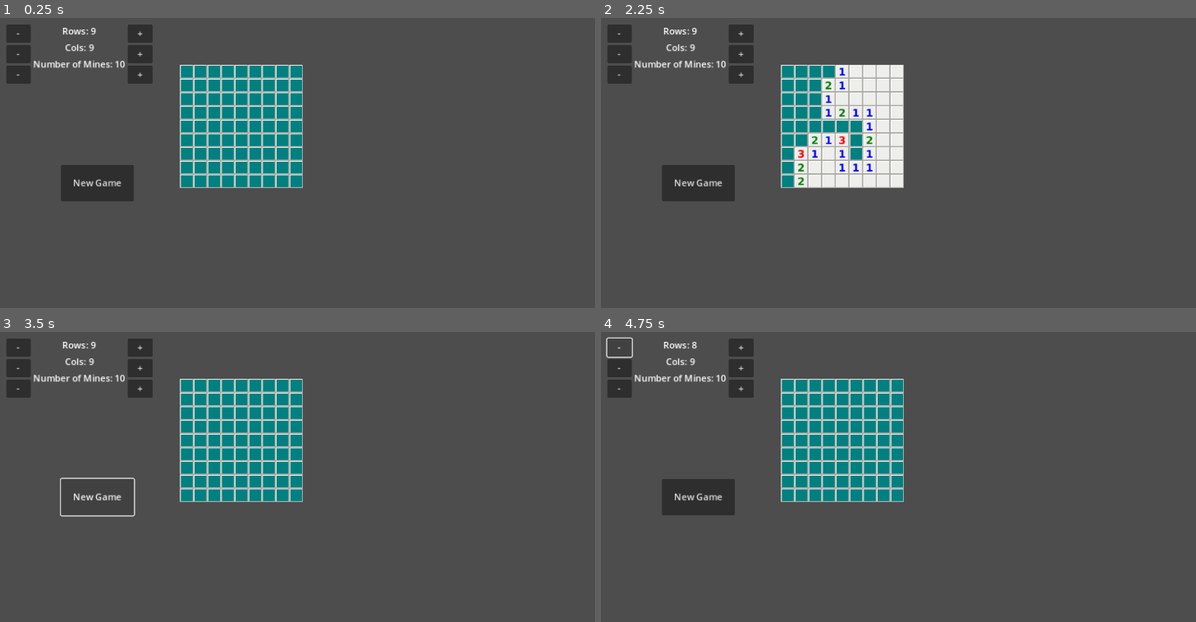
Above: before the commit, frames 1-4 (two rows, left to right).
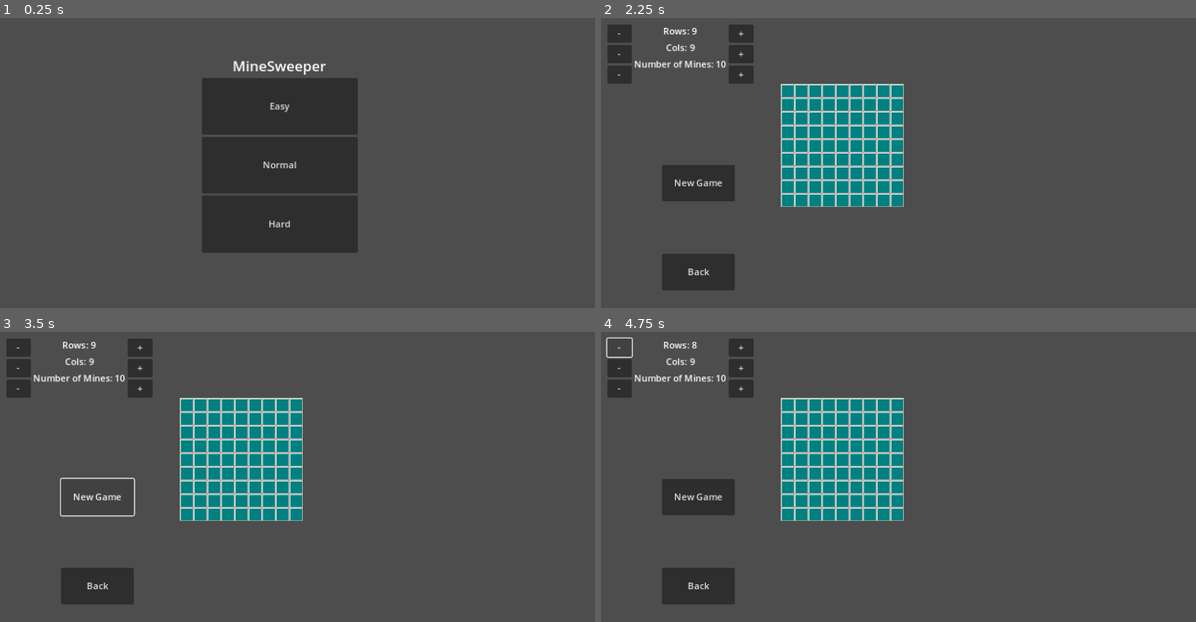
Above: after the commit, the same moments.

Repository: PudWin14/Go_Minas
Game: Godot game, scene res://Scenes/main.tscn
Two runs of this game, one before a commit and one after it. Both use one fixed random seed, a clock stepped at 60 frames per second and the inputs below.
Inputs (mouse positions are in pixels of both pictures, inside the frame that each line leads up to):
- Up to frame 1 (0.25 s): no input
- Up to frame 2 (2.25 s): click (880, 223) at 0.5 s, where only the run after the commit has a clickable "Hard"; click (696, 273) at 1.25 s, where only the run after the commit has a clickable "Back"; click (880, 105) at 2 s, where only the run after the commit has a clickable "Easy"
- Up to frame 3 (3.5 s): click "New Game" at 2.75 s
- Up to frame 4 (4.75 s): click "New Game" at 3.5 s; click "-" at 4.25 s

The runs differ from the first frame. In frame 1, 21% of the frame differs, in the area x 1-61%, y 2-82%; in frame 2, 9.5%; in frame 3, 6.6%; in frame 4, 6.6%.

Commit message:
Added Levels of Dificulty
Diff: Rows/Cols (Mines)
Easy: 9/9 (10 mines)
Normal 16/16 (40 mines)
Hard: 16/30 (99 Mines)

Diff:
--- a/Scenes/HUD.gd
+++ b/Scenes/HUD.gd
@@ -51,3 +51,7 @@
 
 func hide_message():
 	$MessageLabel.hide()
+
+
+func _on_button_pressed():
+	get_tree().change_scene_to_file("res://Scenes/main.tscn")
--- /dev/null
+++ b/Scenes/game.gd
@@ -0,0 +1,106 @@
+extends Node
+
+var CellScene = preload("res://Scenes/cell.tscn")
+var status_grid = []
+
+@onready var CellsGrid = get_node("CellsGrid")
+
+signal click_cell_main(pos : Vector2)
+
+func _ready():
+
+	display_cells(GlobalVariables.MAX_ROWS,GlobalVariables.MAX_COLS)
+	# Create a grid of status of cells. 1 if cover. 0 if uncover
+	status_grid = new_status_grid()
+	$HUD.new_game_pressed.connect(restart_game)
+	$HUD.update_hud()
+
+
+func end_game():
+	get_tree().paused = true
+	$HUD.game_over()
+
+
+func click_around_cells(cell : Vector2):
+#	print(positions)
+	var positions = GlobalVariables.find_around_cells(cell)
+	for pos in positions:
+		if not status_grid[pos.x][pos.y]:
+			pass
+		else :
+			click_cell_main.emit(pos)
+
+
+
+func click_free_cell(pos):
+	uncover_cell(pos)
+	if win_check():
+#		restart_game()
+		get_tree().paused = true
+
+
+
+func uncover_cell(pos:Vector2):
+	status_grid[pos.x][pos.y] = 0
+
+func win_check():
+	var total_uncovered = 0
+	for row in GlobalVariables.MAX_ROWS:
+		for col in GlobalVariables.MAX_COLS:
+			total_uncovered += status_grid[row][col]
+
+	if total_uncovered == GlobalVariables.NUM_MINES:
+		$HUD.win()
+		return true
+	return false
+
+
+func display_cells(num_rows,num_cols):
+
+	CellsGrid.columns = num_cols
+	CellsGrid.size = Vector2(24*num_cols,24*num_rows)
+
+	for row in num_rows:
+		for col in num_cols:
+			var new_cell = CellScene.instantiate()
+			new_cell.row = row
+			new_cell.col = col
+
+			# Conect all the cells to ear the signals
+			new_cell.game_over.connect(end_game)
+			new_cell.click.connect(click_free_cell)
+			new_cell.click_around.connect(click_around_cells)
+			click_cell_main.connect(new_cell.click_cell_from_main)
+
+			CellsGrid.add_child(new_cell)
+
+
+
+func delate_cells():
+	for child in CellsGrid.get_children():
+		child.queue_free()
+
+func new_game():
+	GlobalVariables.new_game()
+	status_grid = new_status_grid()
+	CellsGrid.hide()
+	delate_cells()
+	display_cells(GlobalVariables.MAX_ROWS,GlobalVariables.MAX_COLS)
+	CellsGrid.show()
+
+func new_status_grid():
+	var new_st_grid = []
+	for row in range(GlobalVariables.MAX_ROWS):
+		new_st_grid.append([])
+		new_st_grid[row].resize(GlobalVariables.MAX_COLS)
+		new_st_grid[row].fill(1)
+
+	return new_st_grid
+
+
+
+func restart_game():
+	get_tree().paused = false
+
+	$HUD.hide_message()
+	new_game()
--- /dev/null
+++ b/Scenes/game.tscn
@@ -0,0 +1,24 @@
+[gd_scene load_steps=3 format=3 uid="uid://4pteh0vnv2rr"]
+
+[ext_resource type="Script" path="res://Scenes/game.gd" id="1_82r8g"]
+[ext_resource type="PackedScene" uid="uid://cmxc644cqh1ho" path="res://Scenes/hud.tscn" id="2_yro2c"]
+
+[node name="Game" type="Node"]
+script = ExtResource("1_82r8g")
+
+[node name="HUD" parent="." instance=ExtResource("2_yro2c")]
+
+[node name="CellsGrid" type="GridContainer" parent="."]
+anchors_preset = 8
+anchor_left = 0.5
+anchor_top = 0.5
+anchor_right = 0.5
+anchor_bottom = 0.5
+offset_left = -176.0
+offset_top = -174.0
+offset_right = -176.0
+offset_bottom = -174.0
+grow_horizontal = 2
+grow_vertical = 2
+theme_override_constants/h_separation = 0
+theme_override_constants/v_separation = 0
--- a/Scenes/hud.tscn
+++ b/Scenes/hud.tscn
@@ -102,6 +102,13 @@
 horizontal_alignment = 1
 vertical_alignment = 1
 
+[node name="Button" type="Button" parent="."]
+offset_left = 192.0
+offset_top = 448.0
+offset_right = 320.0
+offset_bottom = 512.0
+text = "Back"
+
 [connection signal="pressed" from="HContainer/MinusButtonContainer2/MinusRowButton" to="." method="_on_minus_row_button_pressed"]
 [connection signal="pressed" from="HContainer/MinusButtonContainer2/MinusColButton" to="." method="_on_minus_col_button_pressed"]
 [connection signal="pressed" from="HContainer/MinusButtonContainer2/MinusMineButton" to="." method="_on_minus_mine_button_pressed"]
@@ -109,3 +116,4 @@
 [connection signal="pressed" from="HContainer/PlusButtonContainer/PlusColButton" to="." method="_on_plus_col_button_pressed"]
 [connection signal="pressed" from="HContainer/PlusButtonContainer/PlusMineButton" to="." method="_on_plus_mine_button_pressed"]
 [connection signal="pressed" from="NewGameButton" to="." method="_on_new_game_button_pressed"]
+[connection signal="pressed" from="Button" to="." method="_on_button_pressed"]
--- a/Scenes/main.gd
+++ b/Scenes/main.gd
@@ -1,106 +1,26 @@
-extends Node
-
-var CellScene = preload("res://Scenes/cell.tscn")
-var status_grid = []
-
-@onready var CellsGrid = get_node("CellsGrid")
-
-signal click_cell_main(pos : Vector2)
-
-func _ready():
-
-	display_cells(GlobalVariables.MAX_ROWS,GlobalVariables.MAX_COLS)
-	# Create a grid of status of cells. 1 if cover. 0 if uncover
-	status_grid = new_status_grid()
-	$HUD.new_game_pressed.connect(restart_game)
-	$HUD.update_hud()
-
-
-func end_game():
-	get_tree().paused = true
-	$HUD.game_over()
-
-
-func click_around_cells(cell : Vector2):
-#	print(positions)
-	var positions = GlobalVariables.find_around_cells(cell)
-	for pos in positions:
-		if not status_grid[pos.x][pos.y]:
-			pass
-		else :
-			click_cell_main.emit(pos)
+extends Control
 
 
 
-func click_free_cell(pos):
-	uncover_cell(pos)
-	if win_check():
-#		restart_game()
-		get_tree().paused = true
+func _on_easy_button_pressed():
+	GlobalVariables.new_max_cols = 9
+	GlobalVariables.new_max_rows = 9
+	GlobalVariables.new_num_mines = 10
+	GlobalVariables.new_game()
+	get_tree().change_scene_to_file("res://Scenes/game.tscn")
 
 
-
-func uncover_cell(pos:Vector2):
-	status_grid[pos.x][pos.y] = 0
-
-func win_check():
-	var total_uncovered = 0
-	for row in GlobalVariables.MAX_ROWS:
-		for col in GlobalVariables.MAX_COLS:
-			total_uncovered += status_grid[row][col]
-
-	if total_uncovered == GlobalVariables.NUM_MINES:
-		$HUD.win()
-		return true
-	return false
+func _on_normal_button_pressed():
+	GlobalVariables.new_max_cols = 16
+	GlobalVariables.new_max_rows = 16
+	GlobalVariables.new_num_mines = 40
+	GlobalVariables.new_game()
+	get_tree().change_scene_to_file("res://Scenes/game.tscn")
 
 
-func display_cells(num_rows,num_cols):
-
-	CellsGrid.columns = num_cols
-	CellsGrid.size = Vector2(24*num_cols,24*num_rows)
-
-	for row in num_rows:
-		for col in num_cols:
-			var new_cell = CellScene.instantiate()
-			new_cell.row = row
-			new_cell.col = col
-
-			# Conect all the cells to ear the signals
-			new_cell.game_over.connect(end_game)
-			new_cell.click.connect(click_free_cell)
-			new_cell.click_around.connect(click_around_cells)
-			click_cell_main.connect(new_cell.click_cell_from_main)
-
-			CellsGrid.add_child(new_cell)
-
-
-
-func delate_cells():
-	for child in CellsGrid.get_children():
-		child.queue_free()
-
-func new_game():
+func _on_hard_button_pressed():
+	GlobalVariables.new_max_cols = 30
+	GlobalVariables.new_max_rows = 16
+	GlobalVariables.new_num_mines = 99
 	GlobalVariables.new_game()
-	status_grid = new_status_grid()
-	CellsGrid.hide()
-	delate_cells()
-	display_cells(GlobalVariables.MAX_ROWS,GlobalVariables.MAX_COLS)
-	CellsGrid.show()
-
-func new_status_grid():
-	var new_st_grid = []
-	for row in range(GlobalVariables.MAX_ROWS):
-		new_st_grid.append([])
-		new_st_grid[row].resize(GlobalVariables.MAX_COLS)
-		new_st_grid[row].fill(1)
-
-	return new_st_grid
-
-
-
-func restart_game():
-	get_tree().paused = false
-
-	$HUD.hide_message()
-	new_game()
+	get_tree().change_scene_to_file("res://Scenes/game.tscn")
--- a/Scenes/main.tscn
+++ b/Scenes/main.tscn
@@ -1,24 +1,51 @@
-[gd_scene load_steps=3 format=3 uid="uid://4pteh0vnv2rr"]
+[gd_scene load_steps=3 format=3 uid="uid://ds7l2adfeg2if"]
 
 [ext_resource type="Script" path="res://Scenes/main.gd" id="1_hyfs5"]
-[ext_resource type="PackedScene" uid="uid://cmxc644cqh1ho" path="res://Scenes/hud.tscn" id="2_tk6xn"]
 
-[node name="Main" type="Node"]
+[sub_resource type="LabelSettings" id="LabelSettings_ckldl"]
+font_size = 25
+
+[node name="Main" type="Control"]
+layout_mode = 3
+anchors_preset = 5
+anchor_left = 0.5
+anchor_right = 0.5
+grow_horizontal = 2
 script = ExtResource("1_hyfs5")
 
-[node name="HUD" parent="." instance=ExtResource("2_tk6xn")]
+[node name="VBoxContainer" type="VBoxContainer" parent="."]
+layout_mode = 1
+anchors_preset = 5
+anchor_left = 0.5
+anchor_right = 0.5
+offset_left = -137.0
+offset_top = 100.0
+offset_right = 137.0
+offset_bottom = 446.0
+grow_horizontal = 2
 
-[node name="CellsGrid" type="GridContainer" parent="."]
-anchors_preset = 8
-anchor_left = 0.5
-anchor_top = 0.5
-anchor_right = 0.5
-anchor_bottom = 0.5
-offset_left = -176.0
-offset_top = -208.0
-offset_right = -176.0
-offset_bottom = -208.0
-grow_horizontal = 2
-grow_vertical = 2
-theme_override_constants/h_separation = 0
-theme_override_constants/v_separation = 0
+[node name="MineSweeperLabel" type="Label" parent="VBoxContainer"]
+layout_mode = 2
+text = "MineSweeper"
+label_settings = SubResource("LabelSettings_ckldl")
+horizontal_alignment = 1
+vertical_alignment = 1
+
+[node name="EasyButton" type="Button" parent="VBoxContainer"]
+layout_mode = 2
+size_flags_vertical = 3
+text = "Easy"
+
+[node name="NormalButton" type="Button" parent="VBoxContainer"]
+layout_mode = 2
+size_flags_vertical = 3
+text = "Normal"
+
+[node name="HardButton" type="Button" parent="VBoxContainer"]
+layout_mode = 2
+size_flags_vertical = 3
+text = "Hard"
+
+[connection signal="pressed" from="VBoxContainer/EasyButton" to="." method="_on_easy_button_pressed"]
+[connection signal="pressed" from="VBoxContainer/NormalButton" to="." method="_on_normal_button_pressed"]
+[connection signal="pressed" from="VBoxContainer/HardButton" to="." method="_on_hard_button_pressed"]
